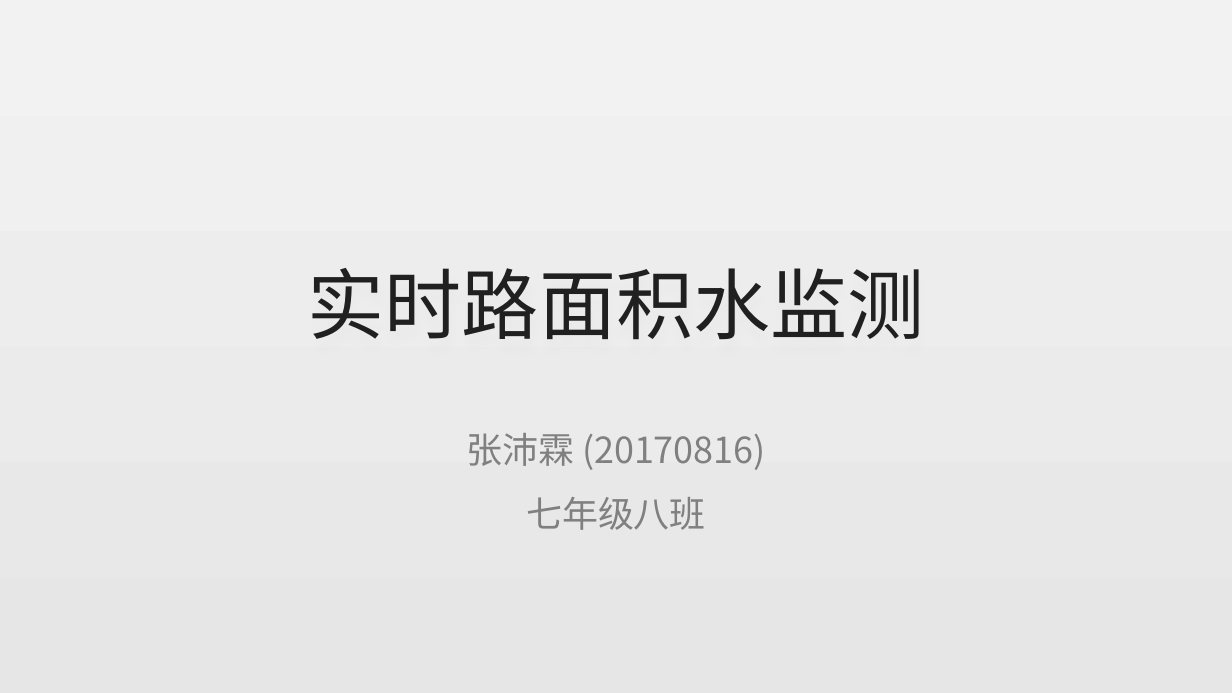
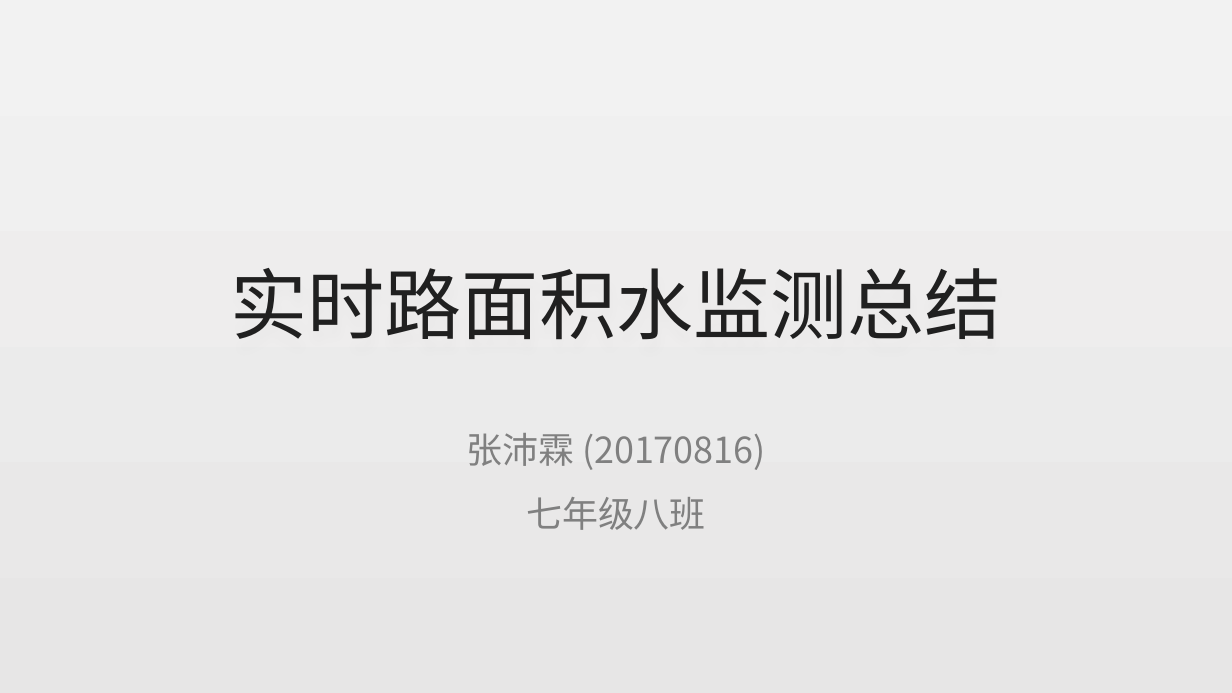
Before and after one commit to alanz2015/Study-Notes, a slide deck: slide 1 of 实时路面积水检测设备实现方案-张沛霖20170816.pptx. Drawn at 1232x693 pixels with LibreOffice and Linux fonts; fonts in the diff are those of the drawing. Boxes give left, top, right and bottom in pixels: in the first picture for what was removed or moved away, otherwise in the second. Text is boxed around its words. In the diff, an @@ line names an element or a change of style, - is before the commit and + after.

```diff
--- a/实时路面积水检测设备实现方案-张沛霖20170816.pptx
+++ b/实时路面积水检测设备实现方案-张沛霖20170816.pptx
@@ title at bbox=[231, 268, 1001, 340]: text changed @@
-实时路面积水监测
+实时路面积水监测总结
```
Also in this commit, not shown: 4 other slides changed, 1 slide added.
